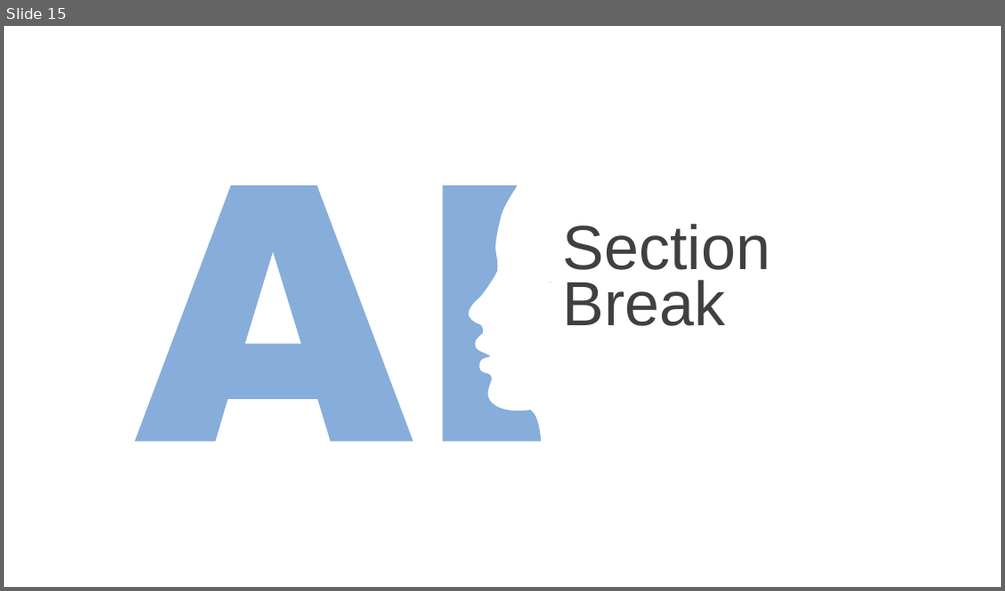
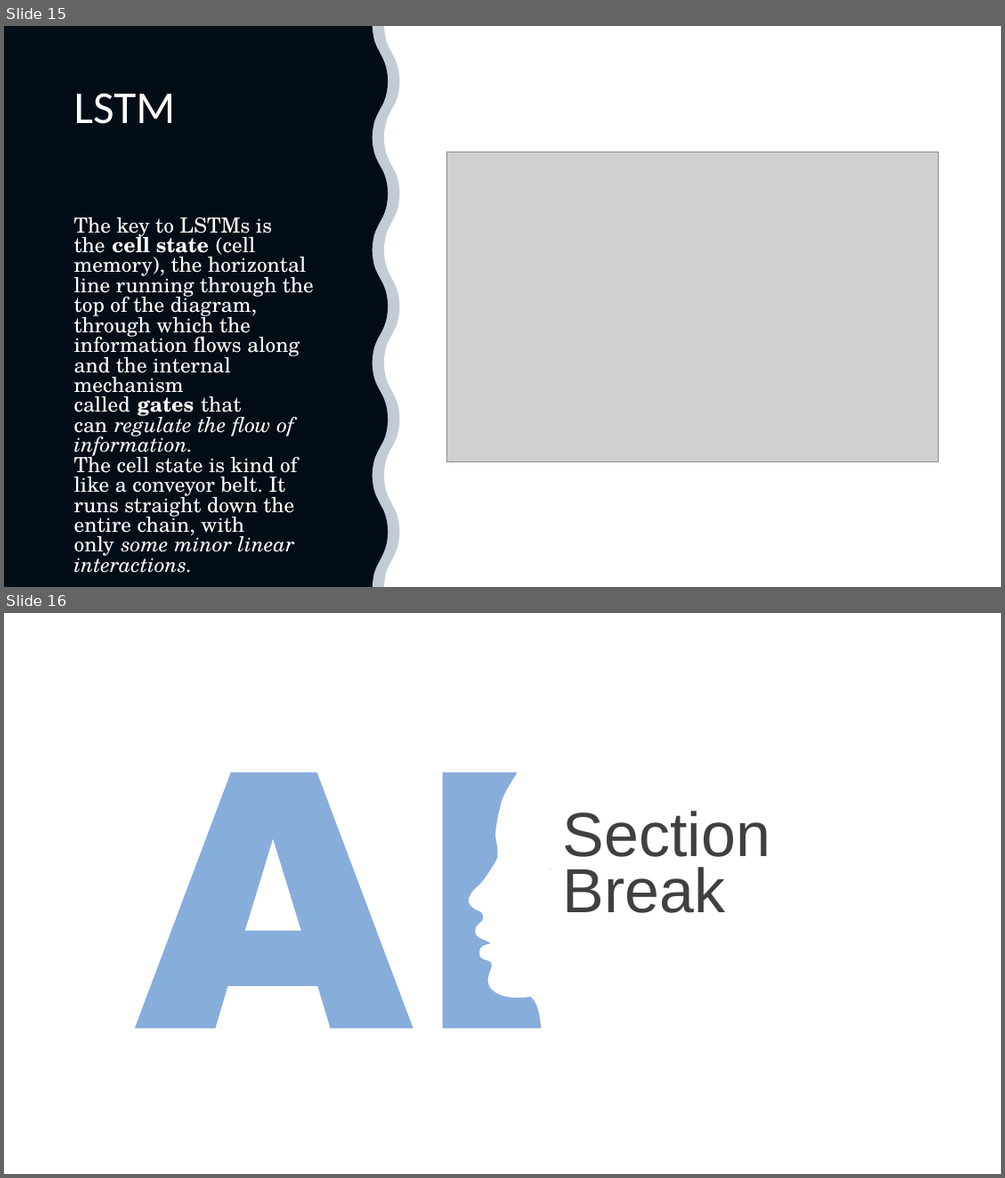
Before and after one commit to rakiiibul/House-hold-electrice-power-consumptiuon_LSTM, a slide deck: MachineLearing.pptx. Shown one above the other, each under a label of ours: slide 15 before the commit, slides 15 and 16 after it. The pictures are 1005x591 and 1005x1178 pixels, drawn with LibreOffice and Linux fonts; fonts in the diff are those of the drawing; grey boxes stand for pictures. Boxes give left, top, right and bottom in pixels: in the first picture for what was removed or moved away, otherwise in the second. Text is boxed around its words. In the diff, an @@ line names an element or a change of style, - is before the commit and + after.

```diff
--- a/MachineLearing.pptx
+++ b/MachineLearing.pptx
@@ slide 15 added at [4, 26, 1001, 587], background #FFFFFF @@
@@ rectangle added at [4, 26, 1001, 587], fill #FFFFFF @@
@@ freeform shape added at [4, 26, 388, 587], fill #000000 @@
@@ freeform shape added at [4, 26, 399, 587], fill #083763 at 25% opacity @@
@@ text added at [74, 93, 176, 124], 44 pt, text #FFFFFF @@
+LSTM
@@ picture added at [446, 151, 938, 461] @@
@@ text added at [74, 217, 314, 538], 20 pt, text #FFFFFF @@
+The key to LSTMs is the cell state (cell memory), the horizontal line running through the top of the diagram, through which the information flows along and the internal mechanism called gates that can regulate the flow of information.
+The cell state is kind of like a conveyor belt. It runs straight down the entire chain, with only some minor linear interactions.
@@ what was slide 15 is now slide 16 @@
```
Also in this commit, not shown: 8 slides changed, 6 other slides added, 6 slides removed.
